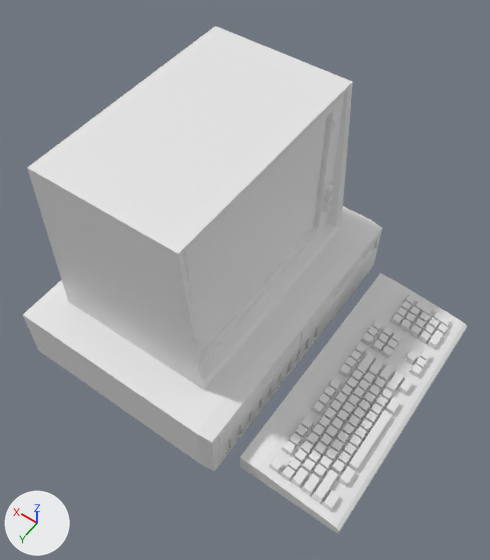
What one commit did to the glTF model assets/office/terminal.glb.
Both versions are drawn from a camera (50 mm lens) standing at (-0.46, -29.587, 2.538) and looking at (0.1, -30.372, 1.305). The lights are fixed; the arrows at lower left show +X, +Y and +Z. Where no turn or scale is listed for an object, it has been applied to the vertices. Vertices at the same position are counted once.

In view in the first picture: 'Cube.003', 'desktop', 'render_target', 'screen'.
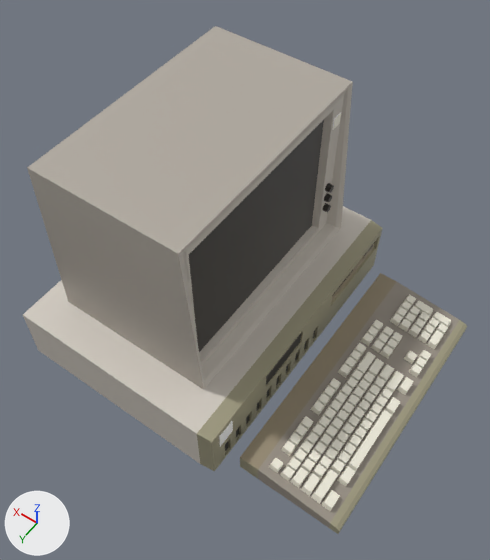
The newer file is also turned or shifted as a whole; pictures and numbers use the older file's frame.

The edits, one by one:
Picture 'texture' (img_texture) is new.
Picture 'keyboard' (img_keyboard) is new.
Material 'Screen' (mat_screen) is new.
Its texture is img_texture.
Material 'Keyboard.001' (mat_keyboard_001) is new.
Its texture is img_keyboard.
Material 'Computer' (mat_computer) is new.
Its texture is img_texture.
me_cube_003 has 254 vertices, 471 faces and spans x -0.287..0.285, y -0.382..0.382, z -0.081..0.081.
me_cube_003 is used by ob_desktop; location (0.242, -30.427, 1.111).
me_cube_003 part 1: texture (UV) coordinates of 447 of 471 faces, centred in x -0.287..0.285, y -0.382..0.382, z -0.081..0.081, changed; they spanned u 0.0..0.88, v 0.0..1.0 and now span u 0.03..0.95, v 0.73..0.96.
me_cube_003 now uses material mat_computer (picture img_texture).
me_cube_004 has 74 vertices, 128 faces and spans x -0.219..0.2, y -0.3..0.3, z -0.225..0.225.
me_cube_004 is used by ob_screen; location (0.266, -30.437, 1.416).
me_cube_004 part 3: texture (UV) coordinates of 116 of 128 faces, centred in x -0.216..0.194, y -0.3..0.3, z -0.222..0.225, changed; they spanned u 0.0..1.0, v 0.0..1.0 and now span u 0.07..0.98, v 0.8..0.95.
me_cube_004 now uses material mat_screen (picture img_texture).
me_cube_005 has 834 vertices, 1256 faces and spans x -0.122..0.144, y -0.347..0.308, z -0.049..0.017.
me_cube_005 is used by ob_cube_003; location (-0.228, -30.401, 1.08).
me_cube_005 part 2: texture (UV) coordinates of 1256 of 1256 faces, centred in x -0.121..0.143, y -0.347..0.308, z -0.049..0.016, changed; they spanned u 0.12..0.88, v 0.0..1.0 and now span u 0.31..0.81, v 0.92..0.95.
me_cube_005 now uses material mat_keyboard_001 (picture img_keyboard).
Object 'render_target' (ob_render_target) is deleted.

Pixel boxes (x1, y1, x2, y2) of what changed, in the pictures (490 x 560 px):
'screen', recoloured, surface changed (white to grey)
    both: (27, 26, 353, 390)
'Cube.003', recoloured, surface changed
    both: (240, 273, 467, 534)
'desktop', recoloured, surface changed
    both: (23, 206, 382, 471)
'render_target', deleted
    before: (189, 117, 327, 355)
